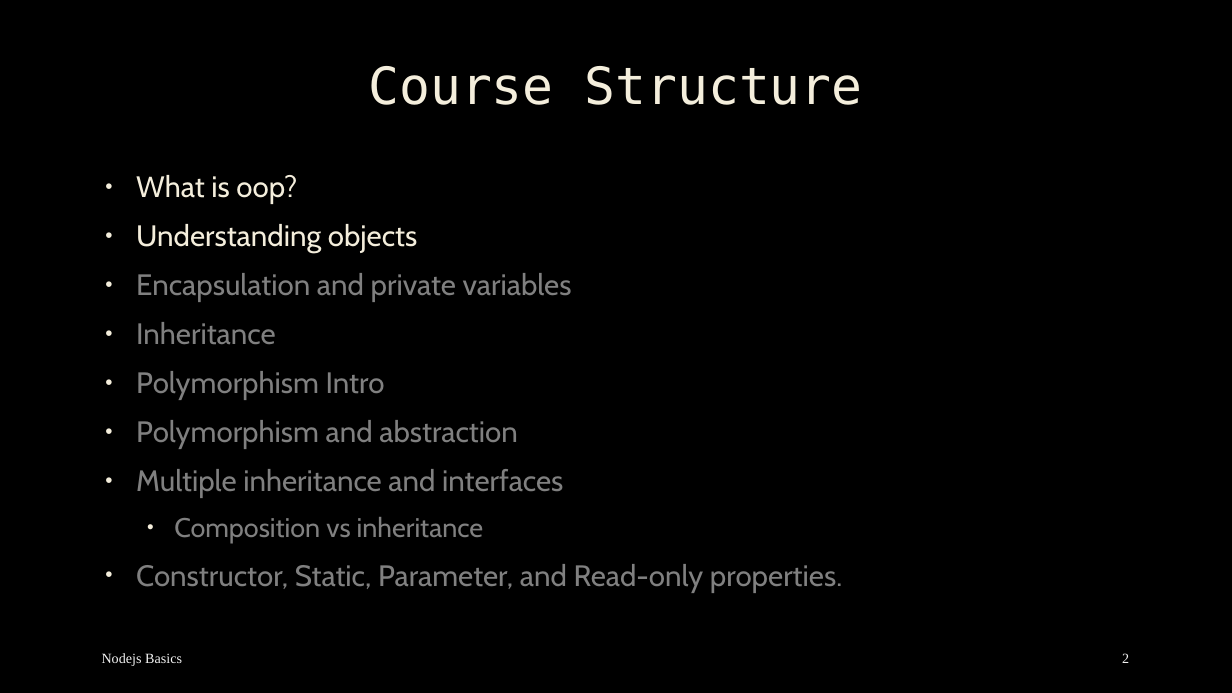
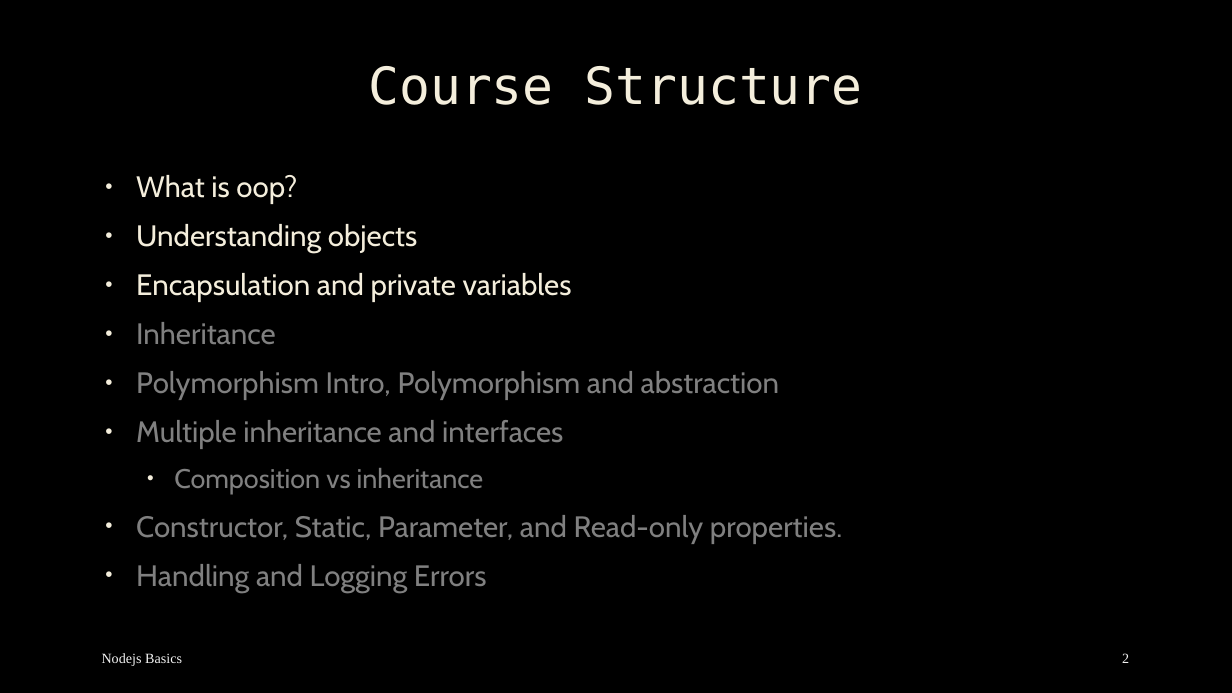
Before and after one commit to mostafa8026/nestjs-course, a slide deck: slide 2 of oop/oop-01.pptx. Drawn at 1232x693 pixels with LibreOffice and Linux fonts; fonts in the diff are those of the drawing; background and template pictures are left out. Boxes give left, top, right and bottom in pixels: in the first picture for what was removed or moved away, otherwise in the second. Text is boxed around its words. In the diff, an @@ line names an element or a change of style, - is before the commit and + after.

```diff
--- a/oop/oop-01.pptx
+++ b/oop/oop-01.pptx
@@ text at (136,273,572,302): text colour #808080 to #F4EEDC in "Encapsulation and private variables" @@
@@ text at (136,371,779,400): text changed @@
-• Polymorphism Intro
-• Polymorphism and abstraction
+• Polymorphism Intro, Polymorphism and abstraction
@@ text at (136,564,487,593): paragraph added @@
+• Handling and Logging Errors
```
Also in this commit, not shown: 3 other slides changed, 6 slides added, 4 other files.
